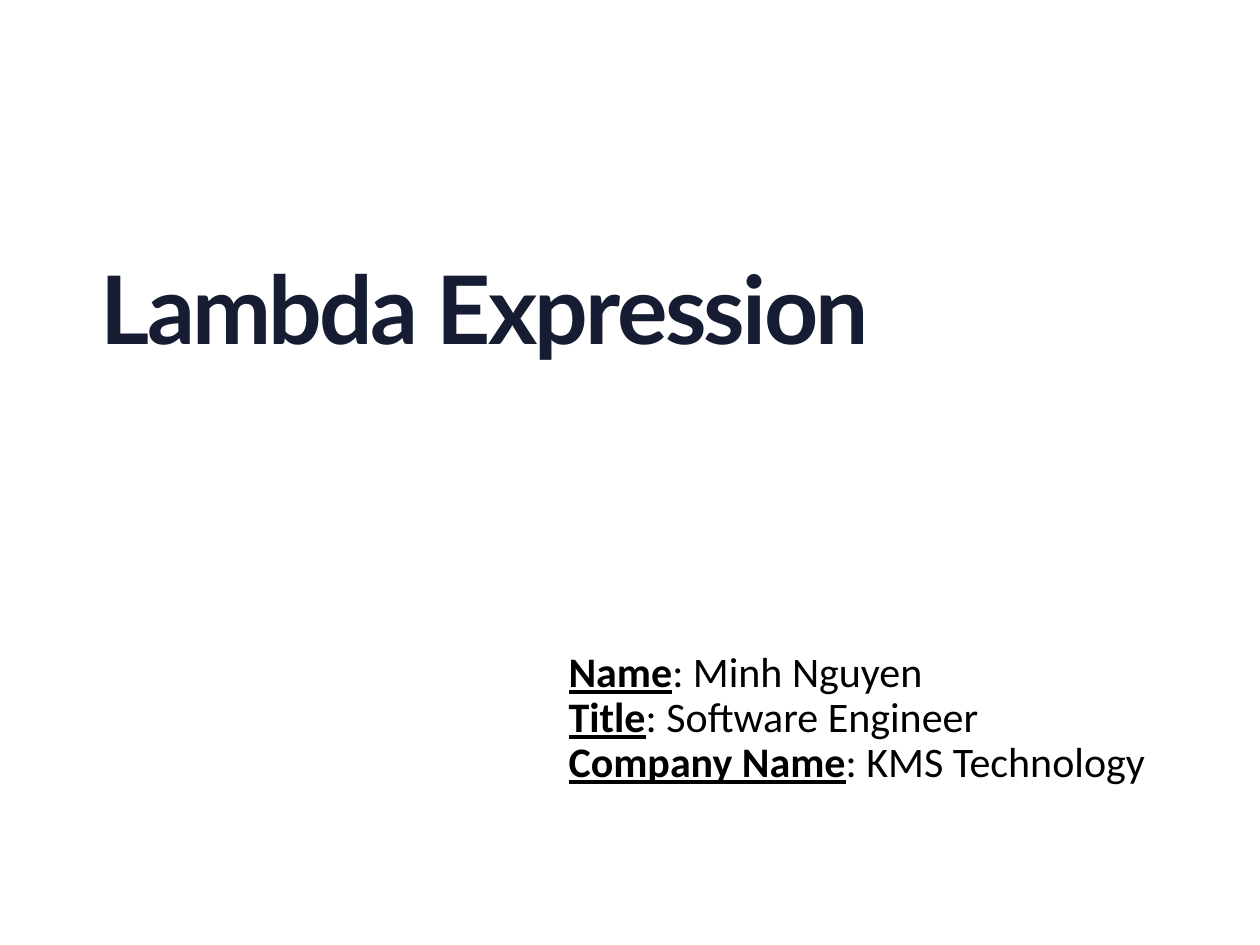
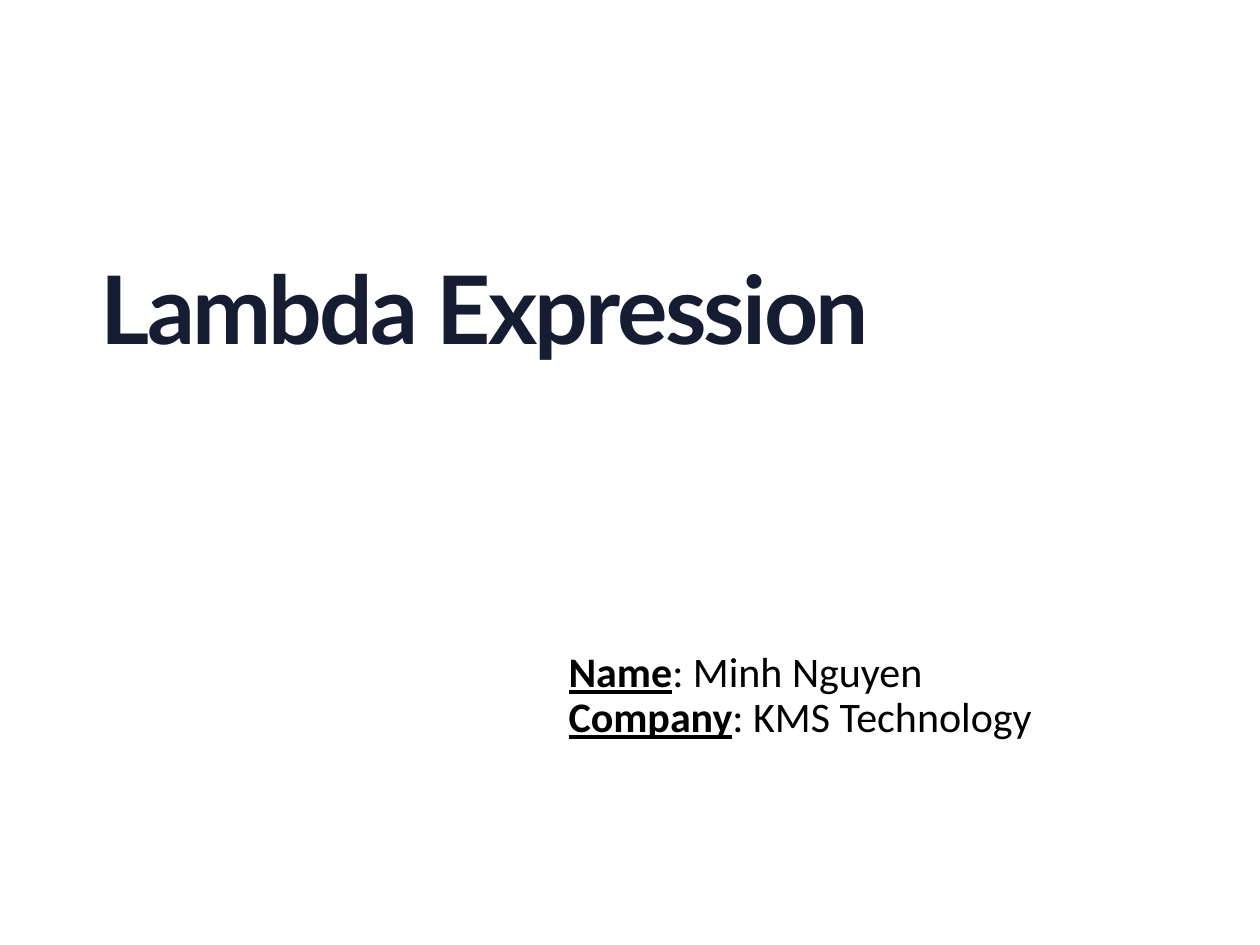
Before and after one commit to minhntk/jdk8, a slide deck: slide 1 of document/Lambda Expression.pptx. Drawn at 1260x945 pixels with LibreOffice and Linux fonts; fonts in the diff are those of the drawing; background and template pictures are left out. Boxes give left, top, right and bottom in pixels: in the first picture for what was removed or moved away, otherwise in the second. Text is boxed around its words. In the diff, an @@ line names an element or a change of style, - is before the commit and + after.

```diff
--- a/document/Lambda Expression.pptx
+++ b/document/Lambda Expression.pptx
@@ subtitle at <box>569,702,1032,740</box>: text changed @@
-Title: Software Engineer
-Company Name: KMS Technology
+Company: KMS Technology
```
Also in this commit, not shown: 1 other slide changed, 8 slides added, 1 slide removed, 4 other files.
